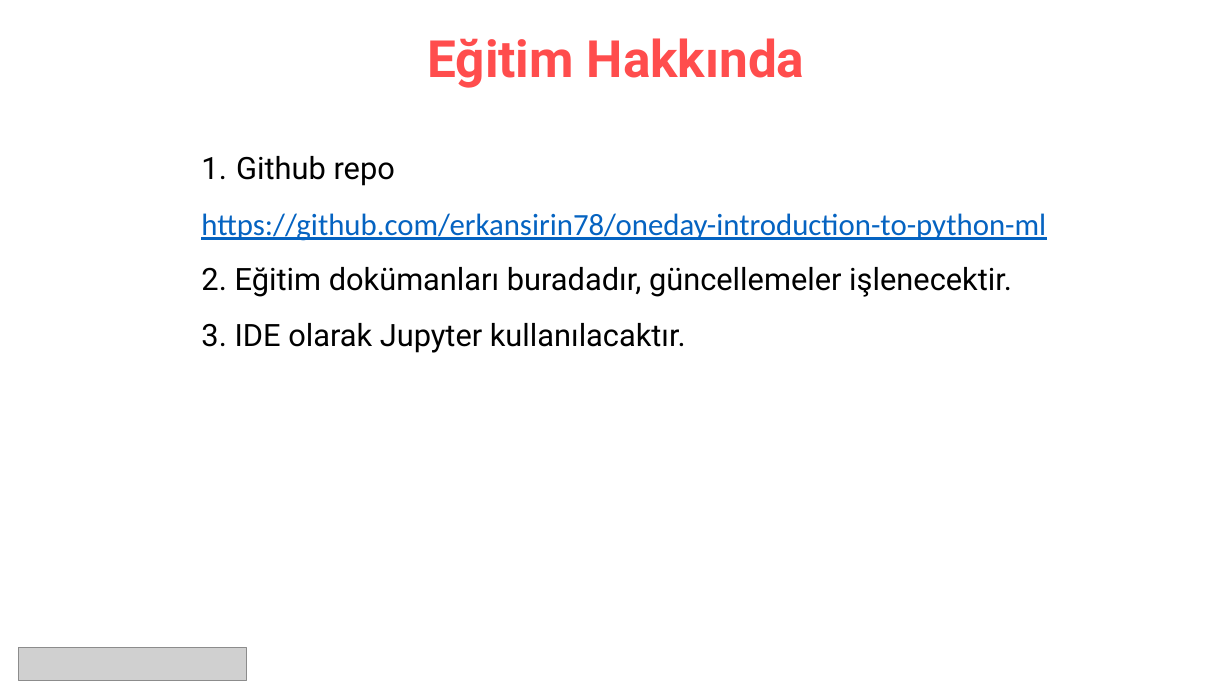
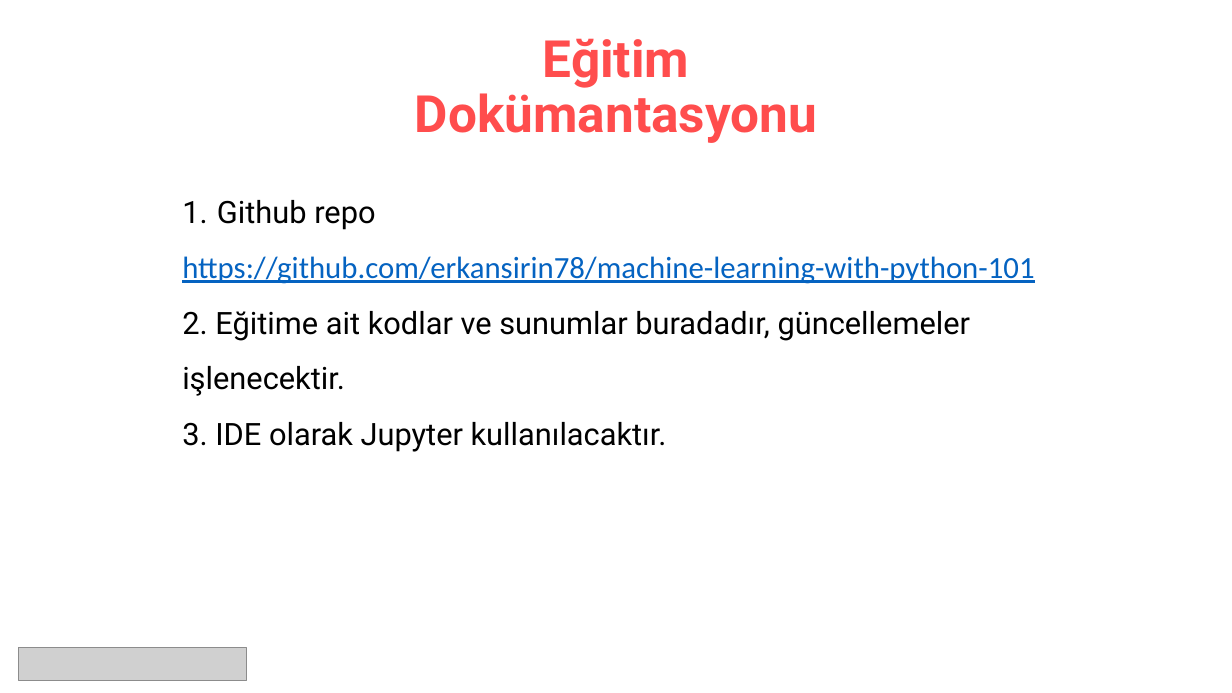
Before and after one commit to MustafaErenSonkaya/machine-learning-with-python-101, a slide deck: slide 7 of presentations/01. Tanışma, kursa giriş.pptx. Drawn at 1232x693 pixels with LibreOffice and Linux fonts; fonts in the diff are those of the drawing; grey boxes stand for pictures. Boxes give left, top, right and bottom in pixels: in the first picture for what was removed or moved away, otherwise in the second. Text is boxed around its words. In the diff, an @@ line names an element or a change of style, - is before the commit and + after.

```diff
--- a/presentations/01. Tanışma, kursa giriş.pptx
+++ b/presentations/01. Tanışma, kursa giriş.pptx
@@ title at <box>415,38,817,143</box>: text changed @@
-Eğitim Hakkında
+Eğitim Dokümantasyonu
@@ text "Github repo": place and size @@
-text "Github repo" at <box>201,156,1046,353</box>
+text "Github repo" at <box>182,200,1034,452</box>
@@ text at <box>182,256,1034,396</box>: text changed @@
-https://github.com/erkansirin78/oneday-introduction-to-python-ml
-2. Eğitim dokümanları buradadır, güncellemeler işlenecektir.
+https://github.com/erkansirin78/machine-learning-with-python-101
+2. Eğitime ait kodlar ve sunumlar buradadır, güncellemeler işlenecektir.
```
Also in this commit, not shown: 1 other slide changed, 1 slide added, 1 slide removed, 31 other files.
